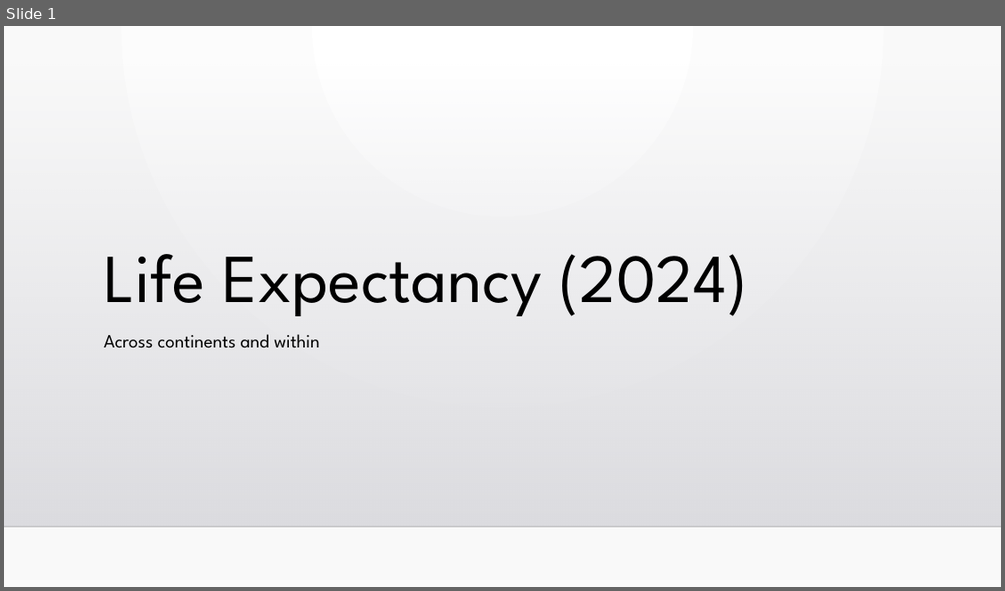
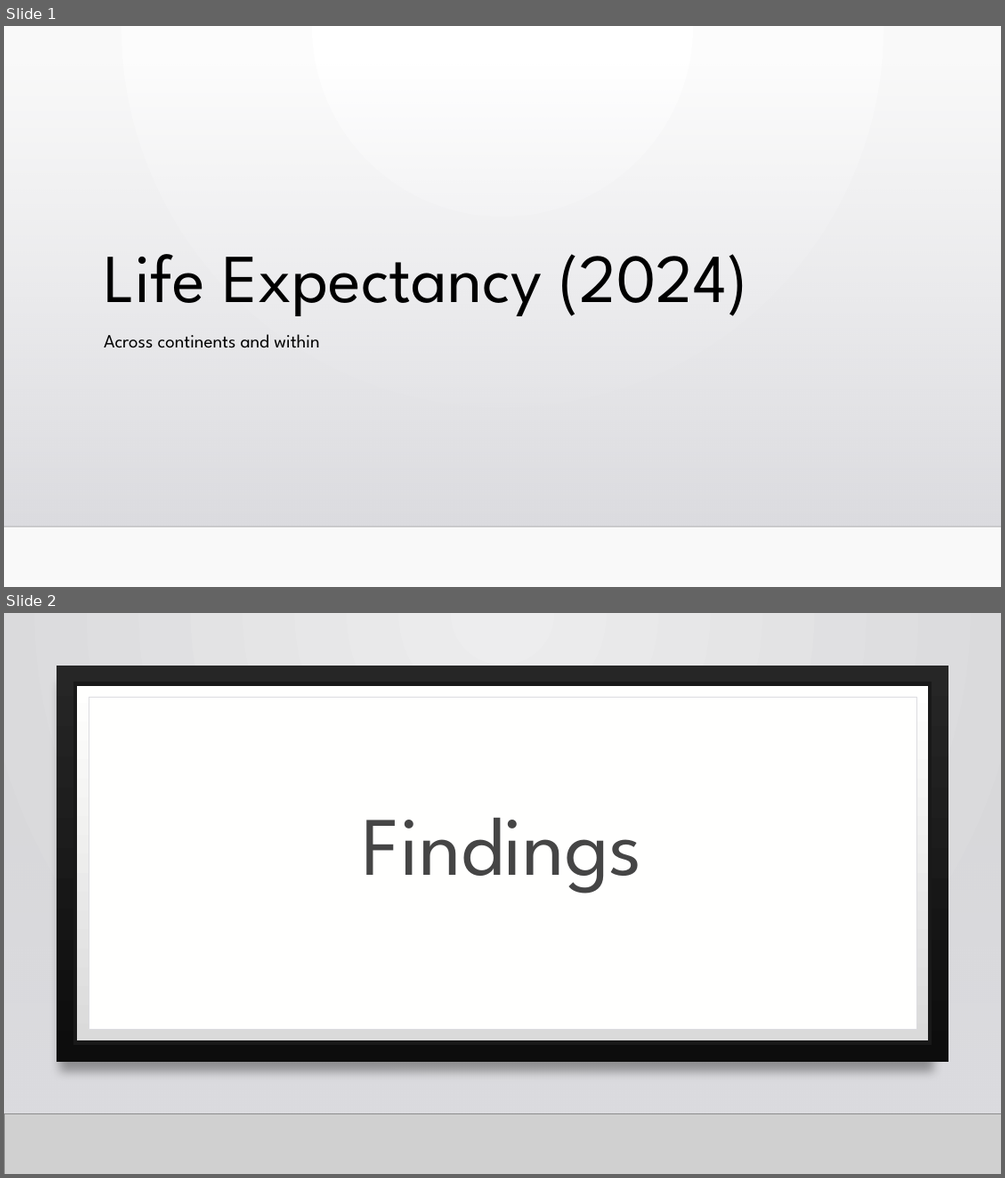
Before and after one commit to davidag2696/life_expectancy, a slide deck: Life Expectancy (2024).pptx. Shown one above the other, each under a label of ours: slide 1 before the commit, slides 1 and 2 after it. The pictures are 1005x591 and 1005x1178 pixels, drawn with LibreOffice and Linux fonts; fonts in the diff are those of the drawing; grey boxes stand for pictures; background and template pictures are left out. Boxes give left, top, right and bottom in pixels: in the first picture for what was removed or moved away, otherwise in the second. Text is boxed around its words. In the diff, an @@ line names an element or a change of style, - is before the commit and + after.

```diff
--- a/Life Expectancy (2024).pptx
+++ b/Life Expectancy (2024).pptx
@@ slide 2 added at (4, 613, 1001, 1174), background gradient #EDEDEE to #D8D8DB; not listed: 2 template elements that a slide beside it also shows @@
@@ rectangle added at (4, 613, 1001, 1174), fill gradient #EDEDEE to #D8D8DB @@
@@ rectangle added at (57, 666, 948, 1062), fill gradient #262626 to #0D0D0D @@
@@ rectangle added at (75, 684, 930, 1043), fill gradient #DADADA to #FFFFFE, outline #191919 4 pt @@
@@ rectangle added at (89, 698, 916, 1030), fill #FFFFFE, outline #DCDCE0 0.5 pt @@
@@ rectangle added at (4, 779, 1001, 1114), fill gradient #DCDCE0 @@
@@ title added at (363, 818, 642, 893), 80 pt, text #454545 @@
+Findings
@@ line added from (4, 1114) to (1001, 1114), #000001 1 pt @@
@@ picture added at (4, 1113, 1001, 1174) @@
```
Also in this commit, not shown: 2 slides changed, 12 other slides added, 2 slides removed, 16 other files.
